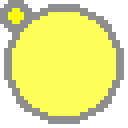
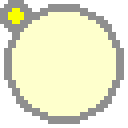
Revision of a layered 128px x 128px image; what changed, layer by layer:
"Layer 2": opacity 100% → 20%, painted on it over [12, 12, 116, 116]
